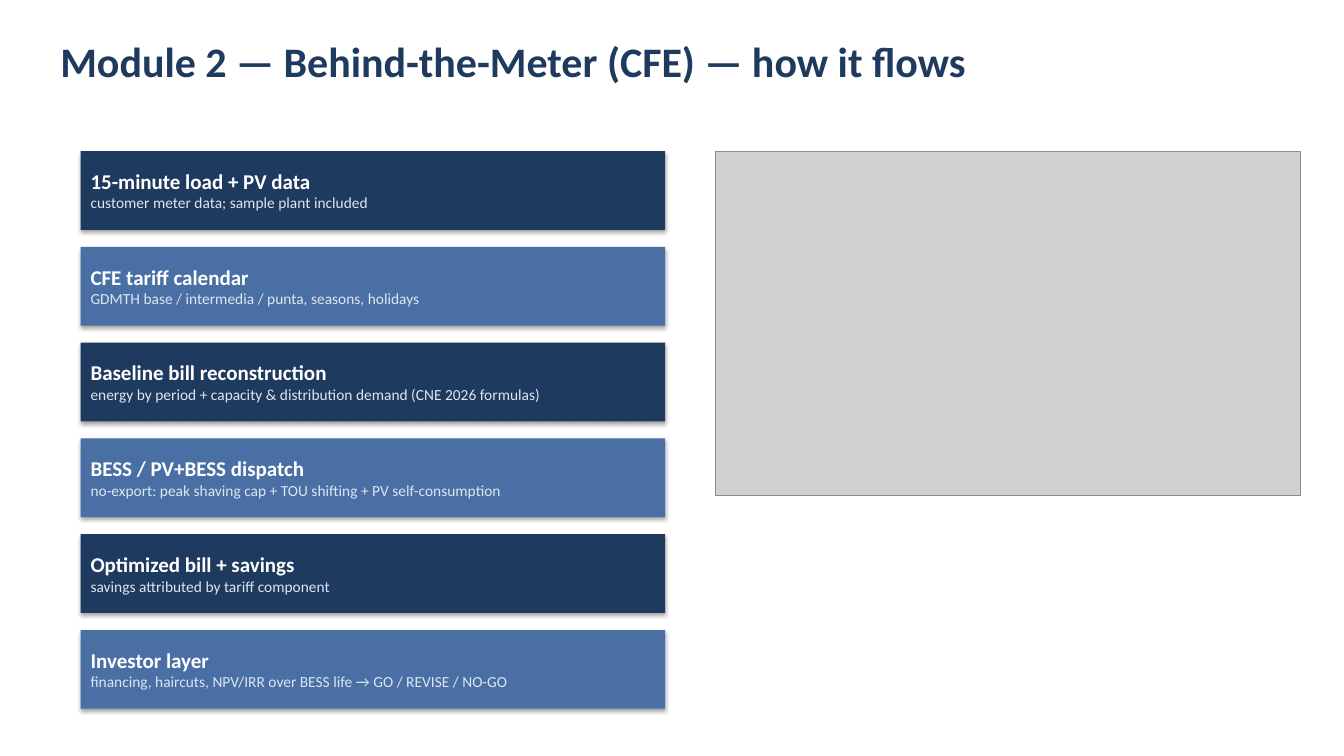
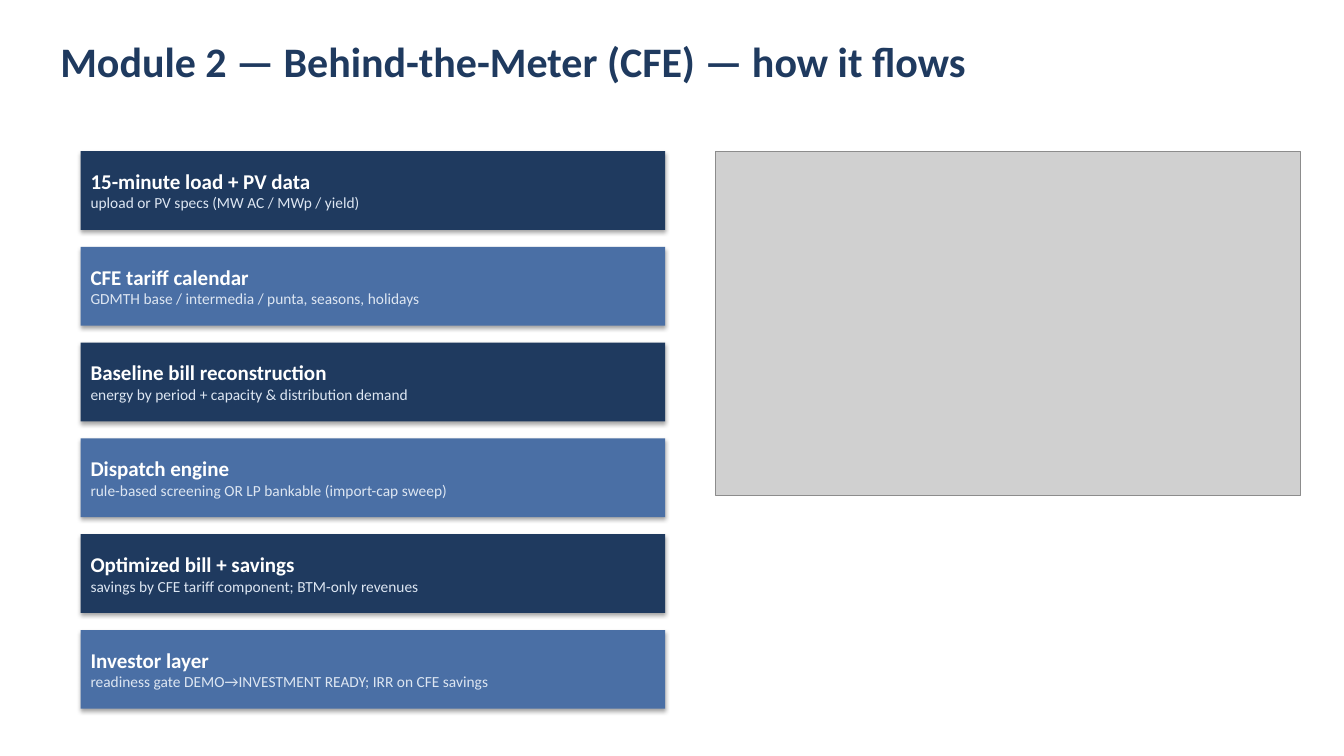
Before and after one commit to claudioalemany-max/Optimus_Mexico, a slide deck: slide 8 of docs/Optimus_Mexico_Presentation.pptx. Drawn at 1344x756 pixels with LibreOffice and Linux fonts; fonts in the diff are those of the drawing; grey boxes stand for pictures. Boxes give left, top, right and bottom in pixels: in the first picture for what was removed or moved away, otherwise in the second. Text is boxed around its words. In the diff, an @@ line names an element or a change of style, - is before the commit and + after.

```diff
--- a/docs/Optimus_Mexico_Presentation.pptx
+++ b/docs/Optimus_Mexico_Presentation.pptx
@@ text in rectangle at (91,197,359,211): text changed @@
-customer meter data; sample plant included
+upload or PV specs (MW AC / MWp / yield)
@@ text in rectangle at (91,389,408,403): text changed @@
-energy by period + capacity & distribution demand (CNE 2026 formulas)
+energy by period + capacity & distribution demand
@@ text in rectangle at (91,461,447,499): text changed @@
-BESS / PV+BESS dispatch
-no-export: peak shaving cap + TOU shifting + PV self-consumption
+Dispatch engine
+rule-based screening OR LP bankable (import-cap sweep)
@@ text in rectangle at (91,581,418,595): text changed @@
-savings attributed by tariff component
+savings by CFE tariff component; BTM-only revenues
@@ text in rectangle at (91,676,488,690): text changed @@
-financing, haircuts, NPV/IRR over BESS life → GO / REVISE / NO-GO
+readiness gate DEMO→INVESTMENT READY; IRR on CFE savings
```
Also in this commit, not shown: 7 other slides changed, 26 other files.
